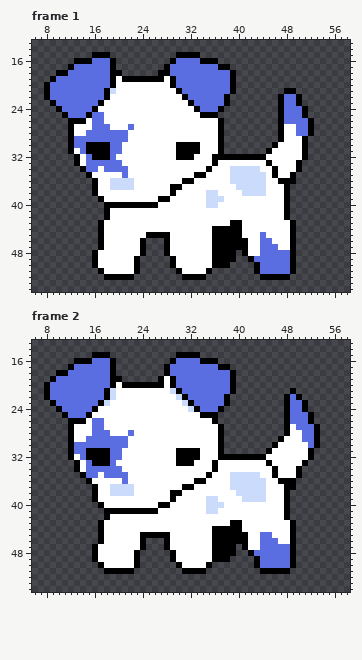
A pixel-art file gets an edit: sprite/assets-source/l1-dog-idle.aseprite. The picture above was drawn from the file before the commit.
64x64 pixels, 12 frames. Shown: frame 1: x 6..58, y 13..54; frame 2: x 6..58, y 13..54. The commit also changed other frames, which this record leaves out.
Now the later version:
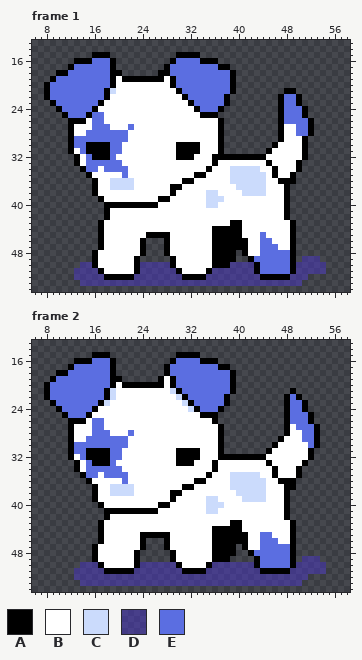
Palette (. is transparent): A #000000  B #ffffff  C #cbdbfc  D #4a36c185  E #5b6ee1
What changed:
layer "Layer 1" opacity 52% added
Frame 1, layer "Layer 1":
y 49: x 51..53 ... -> DDD
y 50: x 14..15 .. -> DD; x 24..28 ..... -> DDDDD; x 39..42 .... -> DDDD; x 50..54 ..... -> DDDDD
y 51: x 13..16 .... -> DDDD; x 24..29 ...... -> DDDDDD; x 36..42 ....... -> DDDDDDD; x 50..54 ..... -> DDDDD
y 52: x 13..17 ..... -> DDDDD; x 23..30 ........ -> DDDDDDDD; x 35..43 ......... -> DDDDDDDDD; x 49..51 ... -> DDD
y 53: x 14..50 ..................................... -> DDDDDDDDDDDDDDDDDDDDDDDDDDDDDDDDDDDDD
Frame 2, layer "Layer 1":
y 49: x 51..53 ... -> DDD
y 50: x 14..16 ... -> DDD; x 24..29 ...... -> DDDDDD; x 36..42 ....... -> DDDDDDD; x 50..54 ..... -> DDDDD
y 51: x 13..17 ..... -> DDDDD; x 23..30 ........ -> DDDDDDDD; x 35..43 ......... -> DDDDDDDDD; x 49..54 ...... -> DDDDDD
y 52: x 13..51 ....................................... -> DDDDDDDDDDDDDDDDDDDDDDDDDDDDDDDDDDDDDDD
y 53: x 14..50 ..................................... -> DDDDDDDDDDDDDDDDDDDDDDDDDDDDDDDDDDDDD
Changed places in both pictures, as pixel boxes (x1, y1, x2, y2):
added: (74, 256, 326, 286)
added: (74, 556, 326, 586)
